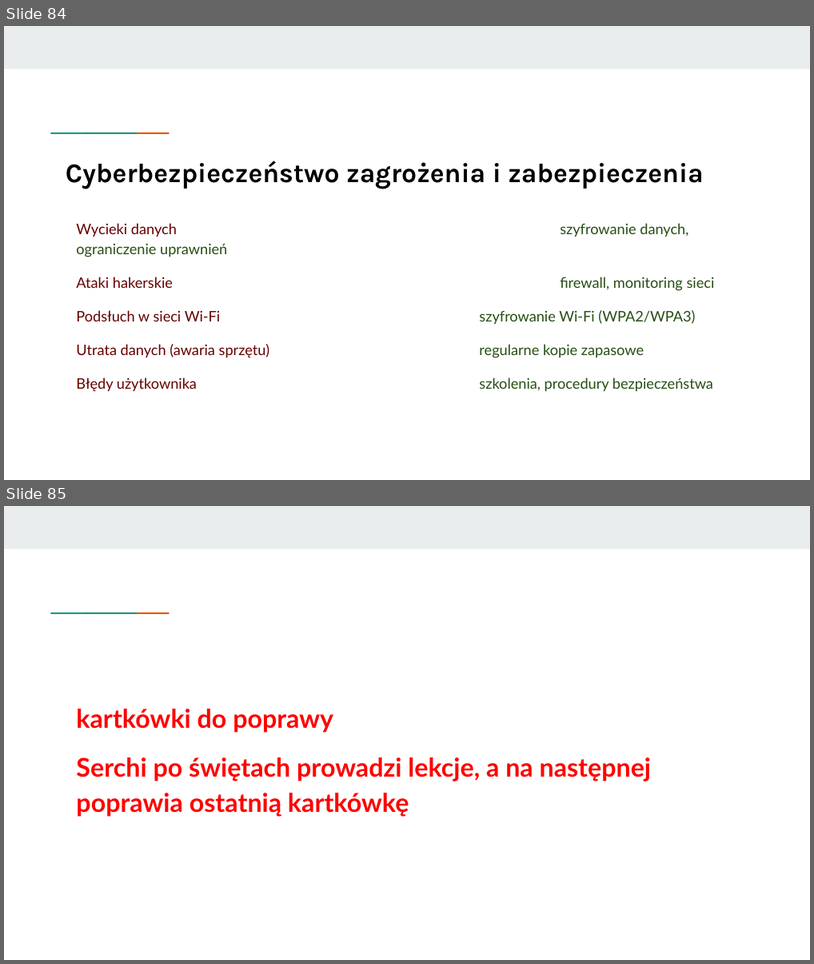
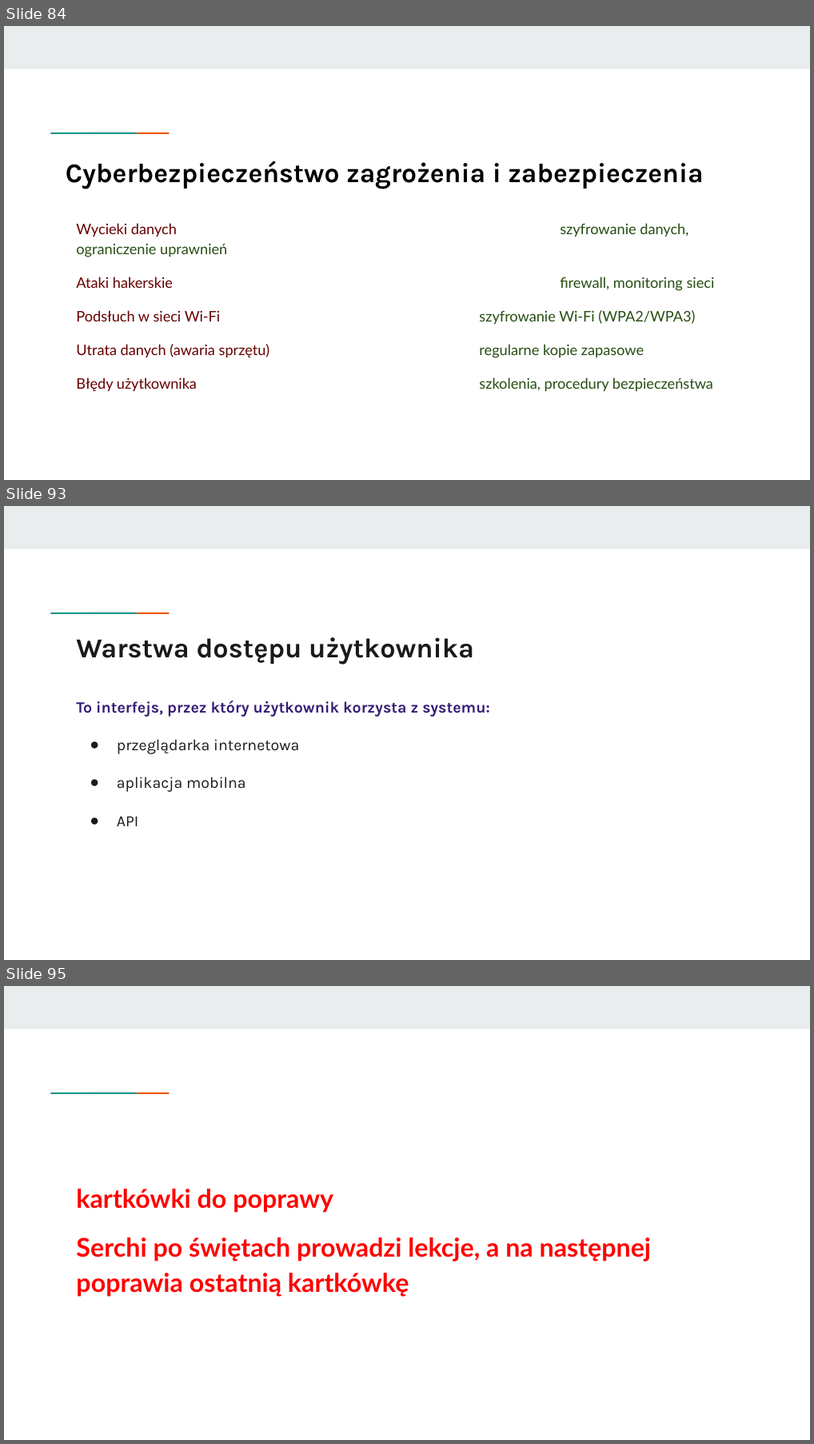
Before and after one commit to KasiaKasia/PRZEDMIOTY, a slide deck: ZASTOSOWANIE_INFORMATYKI/1A-gr_2/Zastosowanie informatyki - 1A gr. 2-plik2.pptx. Shown one above the other, each under a label of ours: slides 84 and 85 before the commit, slides 84, 93 and 95 after it; the slides between them are not shown. The pictures are 814x964 and 814x1444 pixels, drawn with LibreOffice and Linux fonts; fonts in the diff are those of the drawing. Boxes give left, top, right and bottom in pixels: in the first picture for what was removed or moved away, otherwise in the second. Text is boxed around its words. In the diff, an @@ line names an element or a change of style, - is before the commit and + after.

```diff
--- a/ZASTOSOWANIE_INFORMATYKI/1A-gr_2/Zastosowanie informatyki - 1A gr. 2-plik2.pptx
+++ b/ZASTOSOWANIE_INFORMATYKI/1A-gr_2/Zastosowanie informatyki - 1A gr. 2-plik2.pptx
@@ slide 93 added at [4,506,810,960], background #FFFFFF; not listed: 3 template elements that a slide beside it also shows @@
@@ title added at [76,637,474,664], 24.4 pt, text #1A1A1A, bold @@
+Warstwa dostępu użytkownika
@@ text added at [76,700,490,826], 14 pt, text #351C75, bold @@
+To interfejs, przez który użytkownik korzysta z systemu:
+● przeglądarka internetowa
+● aplikacja mobilna
+● API
@@ what was slide 85 is now slide 95 @@
```
Also in this commit, not shown: 9 other slides added, 1 other file.
